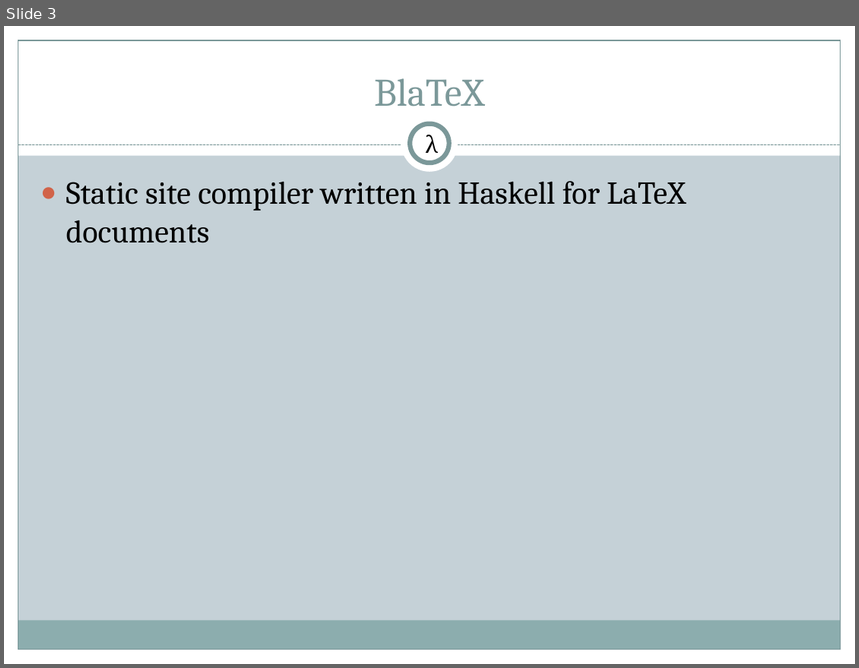
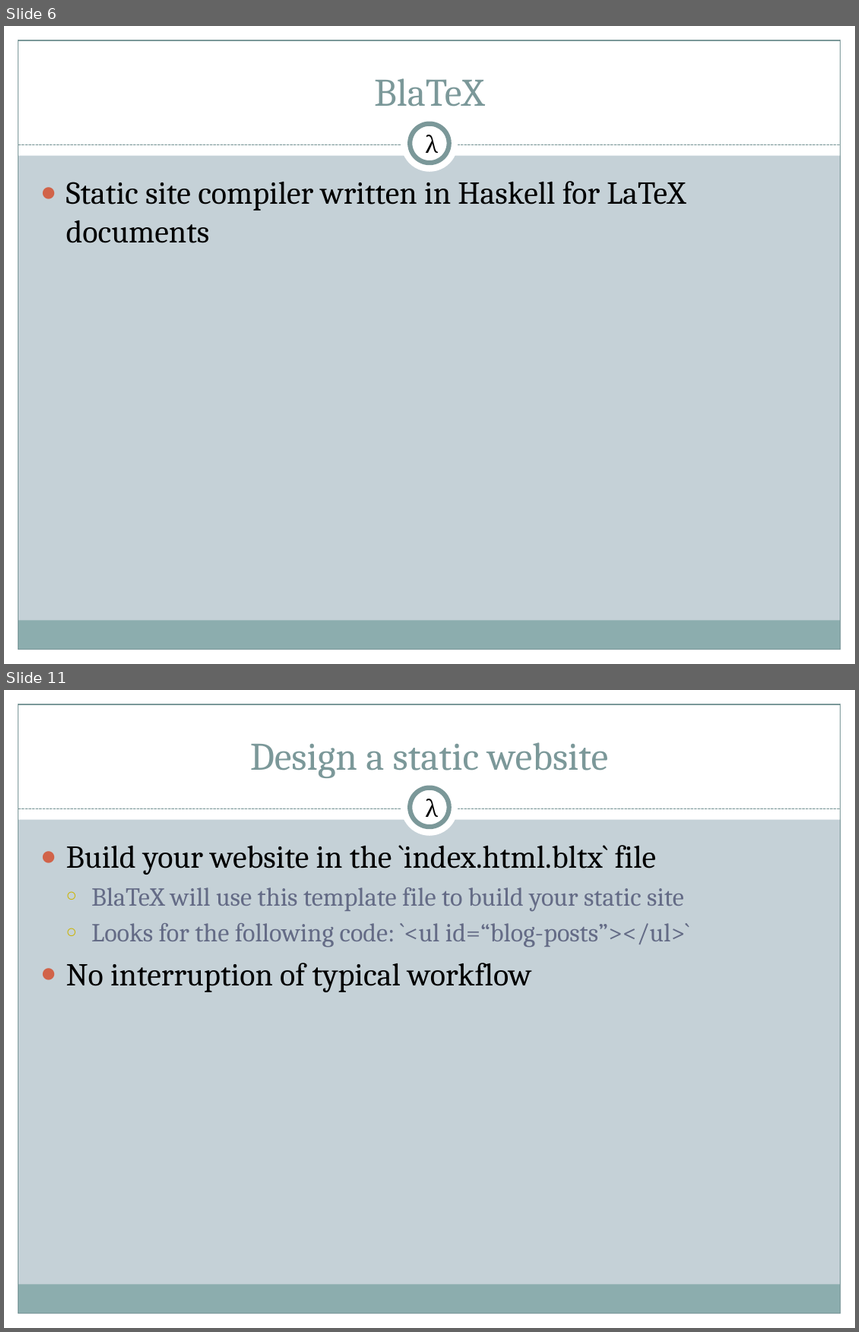
Before and after one commit to 2016rshah/Meta-BlaTeX, a slide deck: Presentations/Final_Presentation.pptx. Shown one above the other, each under a label of ours: slide 3 before the commit, slides 6 and 11 after it; the slides between them are not shown. The pictures are 859x668 and 859x1332 pixels, drawn with LibreOffice and Linux fonts; fonts in the diff are those of the drawing. Boxes give left, top, right and bottom in pixels: in the first picture for what was removed or moved away, otherwise in the second. Text is boxed around its words. In the diff, an @@ line names an element or a change of style, - is before the commit and + after.

```diff
--- a/Presentations/Final_Presentation.pptx
+++ b/Presentations/Final_Presentation.pptx
@@ slide 11 added at <box>4,690,855,1328</box>, background #C5D1D7; not listed: 9 template elements that a slide beside it also shows @@
@@ title added at <box>250,742,608,778</box>, 33 pt, text #7C999A @@
+Design a static website
@@ text added at <box>426,799,439,823</box>, 20 pt, text #000000 @@
+λ
@@ text added at <box>66,845,690,992</box>, 22 pt, text #646B86 @@
+● Build your website in the `index.html.bltx` file
+  ○ BlaTeX will use this template file to build your static site
+  ○ Looks for the following code: `<ul id=“blog-posts”></ul>`
+● No interruption of typical workflow
@@ what was slide 3 is now slide 6 @@
```
Also in this commit, not shown: 1 slide changed, 11 other slides added.
